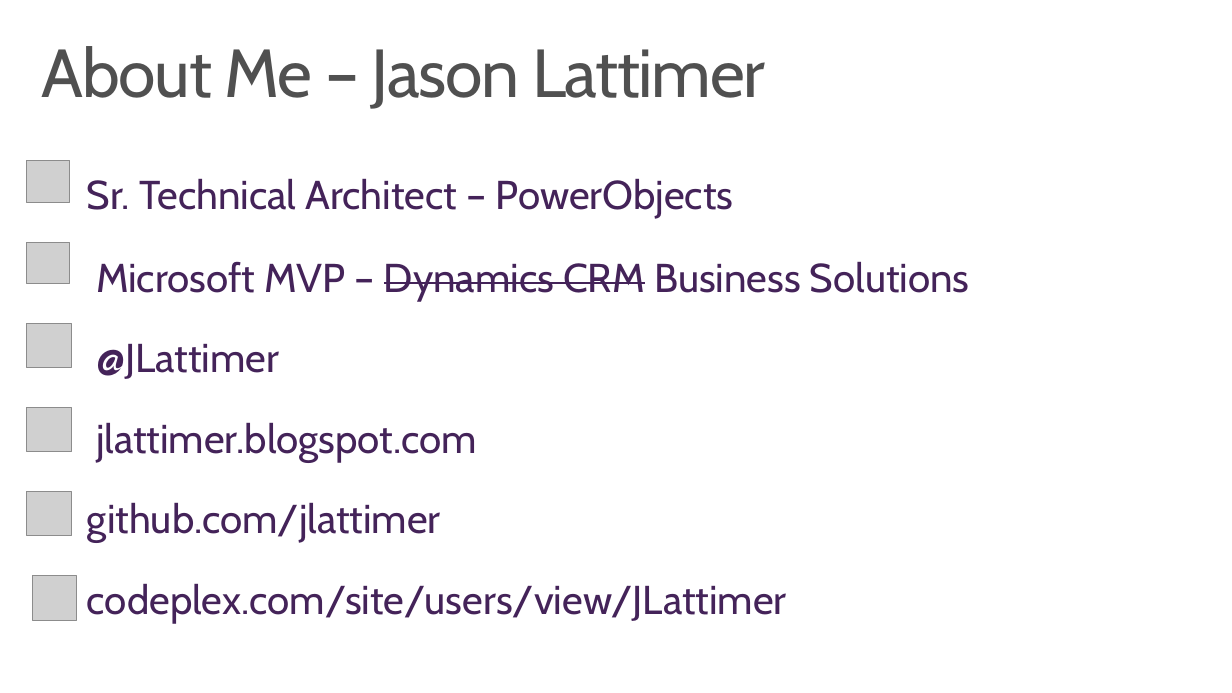
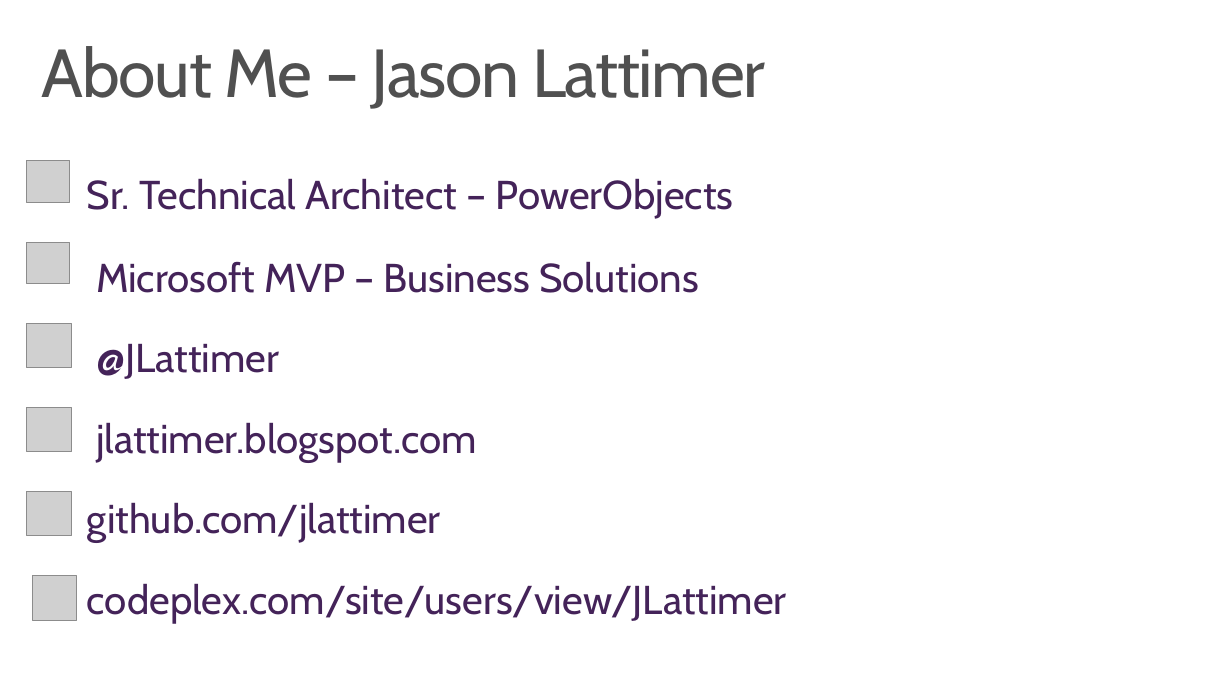
Before and after one commit to jlattimer/ExtendingVisualStudio_Demo, a slide deck: slide 2 of Extending Visual Studio and Making It Work for You.pptx. Drawn at 1232x693 pixels with LibreOffice and Linux fonts; fonts in the diff are those of the drawing; grey boxes stand for pictures. Boxes give left, top, right and bottom in pixels: in the first picture for what was removed or moved away, otherwise in the second. Text is boxed around its words. In the diff, an @@ line names an element or a change of style, - is before the commit and + after.

Commit message:
Updated slides

```diff
--- a/Extending Visual Studio and Making It Work for You.pptx
+++ b/Extending Visual Studio and Making It Work for You.pptx
@@ text at (96,261,699,293): text changed @@
-Microsoft MVP – Dynamics CRM Business Solutions
+Microsoft MVP – Business Solutions
```
Also in this commit, not shown: 1 other slide changed.
